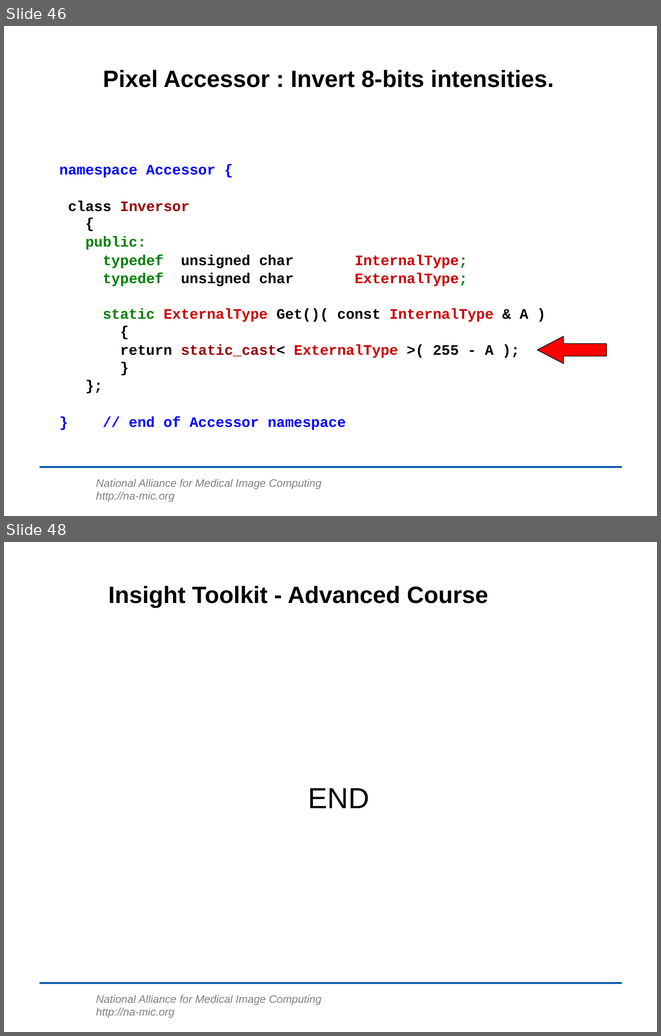
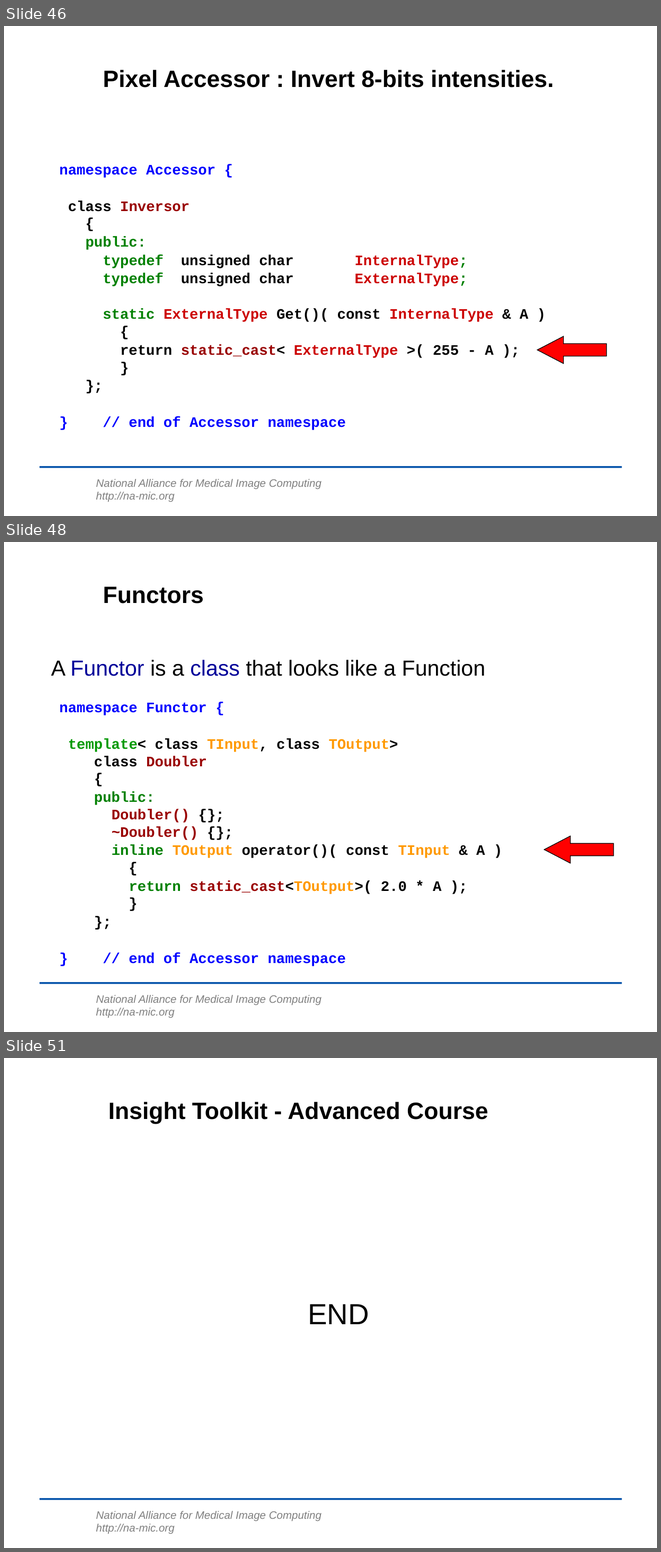
Before and after one commit to lheckemann/namic-sandbox, a slide deck: ITKAdvancedCourse/doc/presentations/Insight-DesignPatterns.ppt. Shown one above the other, each under a label of ours: slides 46 and 48 before the commit, slides 46, 48 and 51 after it; the slides between them are not shown. The pictures are 661x1036 and 661x1552 pixels, drawn with LibreOffice and Linux fonts; fonts in the diff are those of the drawing; background and template pictures are left out. Boxes give left, top, right and bottom in pixels: in the first picture for what was removed or moved away, otherwise in the second. Text is boxed around its words. In the diff, an @@ line names an element or a change of style, - is before the commit and + after.

Commit message:
ENH: Functors added.

```diff
--- a/ITKAdvancedCourse/doc/presentations/Insight-DesignPatterns.ppt
+++ b/ITKAdvancedCourse/doc/presentations/Insight-DesignPatterns.ppt
@@ slide 48 added at box(4, 542, 657, 1032), background #FFFFFF; not listed: 2 template elements that a slide beside it also shows @@
@@ title added at box(103, 587, 204, 603), 26 pt, text #000000, bold @@
+Functors
@@ text added at box(51, 660, 485, 676), 24 pt, text #000000 @@
+A Functor is a class that looks like a Function
@@ text added at box(59, 702, 485, 966), 16 pt, text #000000, bold @@
+namespace Functor {
+template< class TInput, class TOutput>
+class Doubler
+{
+public:
+Doubler() {};
+~Doubler() {};
+inline TOutput operator()( const TInput & A )
+{
+return static_cast<TOutput>( 2.0 * A );
+}
+};
+} // end of Accessor namespace
@@ left arrow added at box(544, 836, 613, 863), fill #FF0000, outline #000000 0.74 pt @@
@@ what was slide 48 is now slide 51 @@
```
Also in this commit, not shown: 1 slide changed, 2 other slides added.
